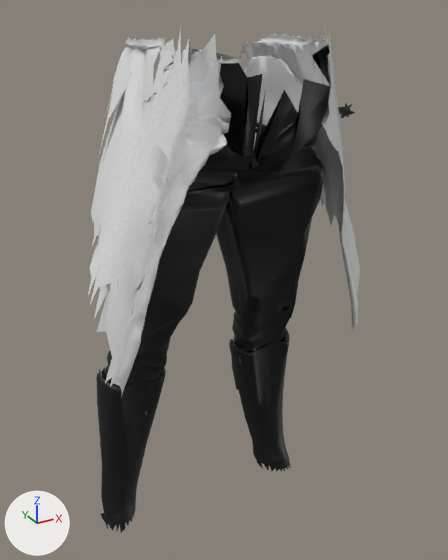
The FBX model Assets/Resources/WRLDZ/Avatar3D/Clothes/argon_bottoms_kaiba_bc_male.fbx, before and after one commit.
The view is the same before and after, from a camera (50 mm lens) standing at (-0.498, -0.892, 1.18) and looking at (0.012, 0.037, 0.716). Arrows for +X, +Y and +Z are at lower left; the lights stay in place. The picture after the commit comes second. Shape keys are drawn at the values saved in each file.

Names of what the first picture shows: 'ArgonCloth.001'.
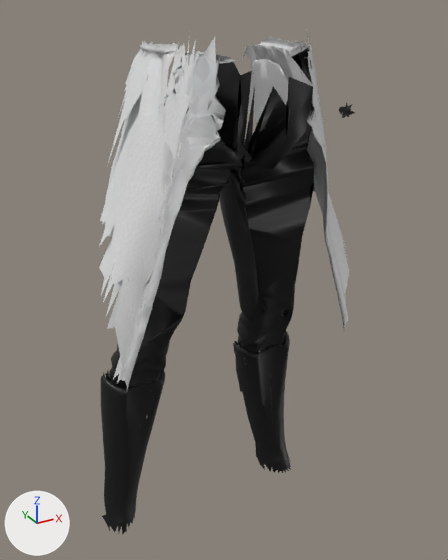
Boxes [x1, y1, x2, y2] around the edits, measured in the pictures (448 x 560 px):
'ArgonCloth.001', reshaped
    before: [88, 27, 360, 532]
    after: [99, 31, 355, 535]

The change, as a diff of the scene's bpy script:
```diff
--- a/Assets/Resources/WRLDZ/Avatar3D/Clothes/argon_bottoms_kaiba_bc_male.fbx.py
+++ b/Assets/Resources/WRLDZ/Avatar3D/Clothes/argon_bottoms_kaiba_bc_male.fbx.py
@@ key_0_weight_heavy @@
 key_0_weight_heavy = bpy.data.objects['ArgonCloth.001'].data.shape_keys.key_blocks['Weight_Heavy']
-key_0_weight_heavy.value = 1.0
+key_0_weight_heavy.value = 0.0
@@ key_1_weight_thin @@
 key_1_weight_thin = bpy.data.objects['ArgonCloth.001'].data.shape_keys.key_blocks['Weight_Thin']
-key_1_weight_thin.value = 1.0
+key_1_weight_thin.value = 0.0
```
